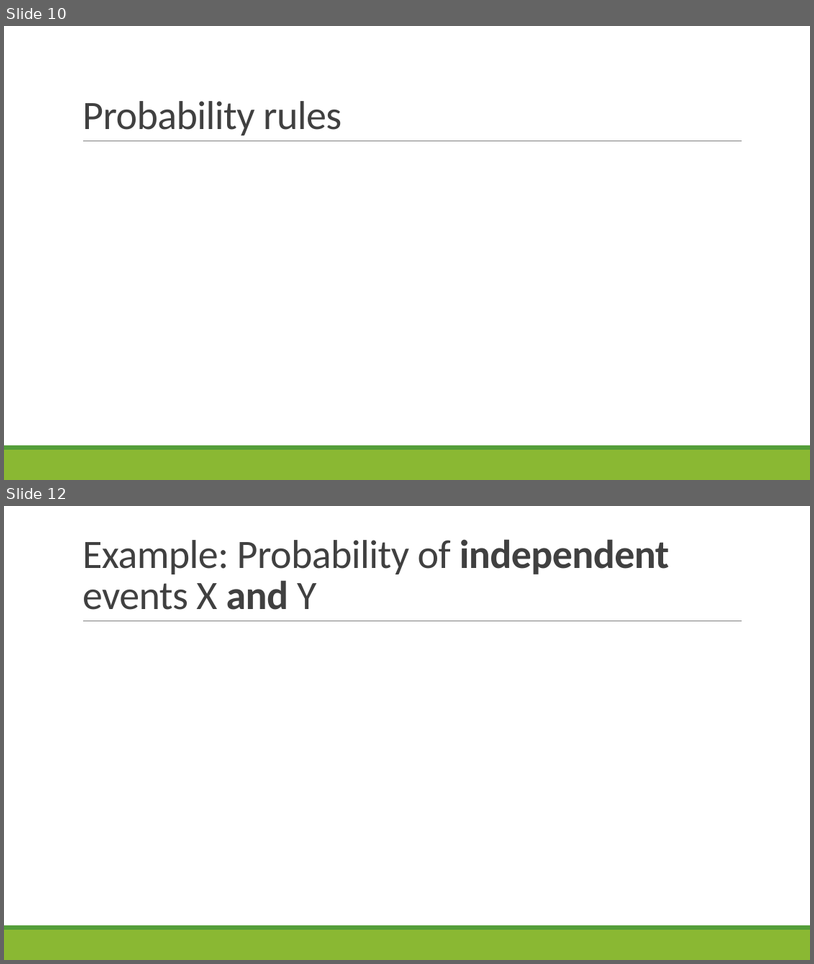
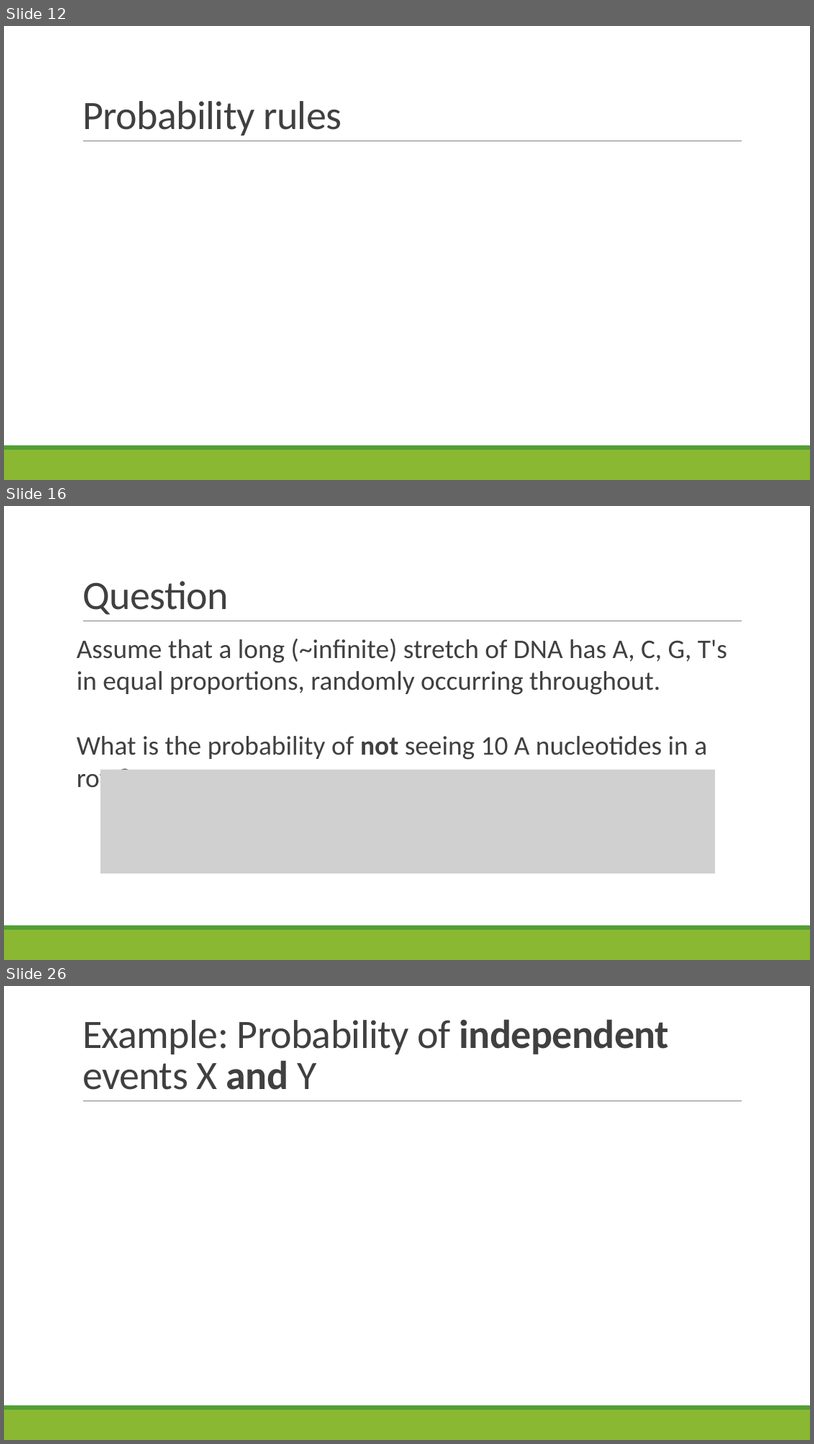
Before and after one commit to sjspielman/bio5312_fall2017, a slide deck: slides/day3_probability_tidyverse2.pptx. Shown one above the other, each under a label of ours: slides 10 and 12 before the commit, slides 12, 16 and 26 after it; the slides between them are not shown. The pictures are 814x964 and 814x1444 pixels, drawn with LibreOffice and Linux fonts; fonts in the diff are those of the drawing; grey boxes stand for pictures. Boxes give left, top, right and bottom in pixels: in the first picture for what was removed or moved away, otherwise in the second. Text is boxed around its words. In the diff, an @@ line names an element or a change of style, - is before the commit and + after.

```diff
--- a/slides/day3_probability_tidyverse2.pptx
+++ b/slides/day3_probability_tidyverse2.pptx
@@ slide 16 added at box(4, 506, 810, 960), background #FFFFFF; not listed: 3 template elements that a slide beside it also shows @@
@@ title added at box(82, 581, 229, 615), 48 pt, text #404040 @@
+Question
@@ text added at box(77, 638, 728, 794), 32 pt, text #404040 @@
+Assume that a long (~infinite) stretch of DNA has A, C, G, T's in equal proportions, randomly occurring throughout.
+What is the probability of not seeing 10 A nucleotides in a row?
@@ picture added at box(100, 769, 715, 873) @@
@@ what was slide 10 is now slide 12 @@
@@ what was slide 12 is now slide 26 @@
```
Also in this commit, not shown: 16 slides changed, 27 other slides added, 6 slides removed, 8 other files.
